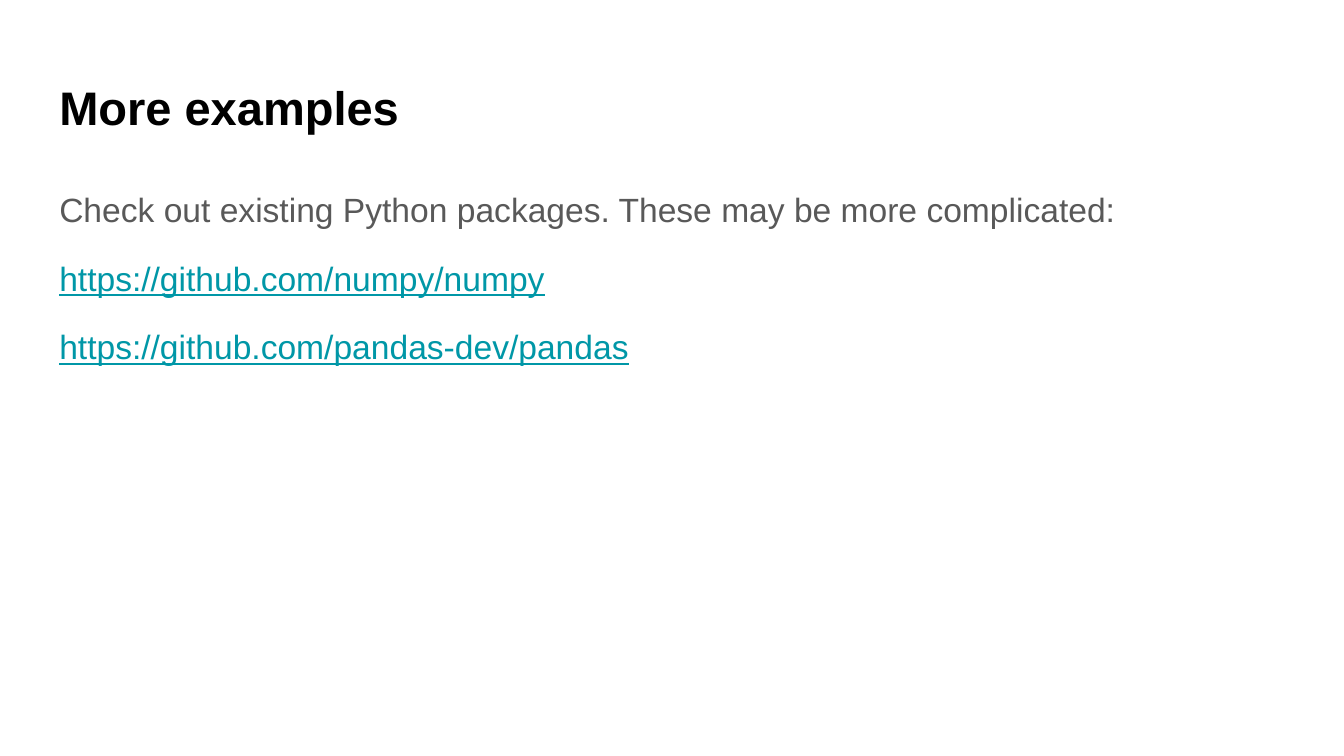
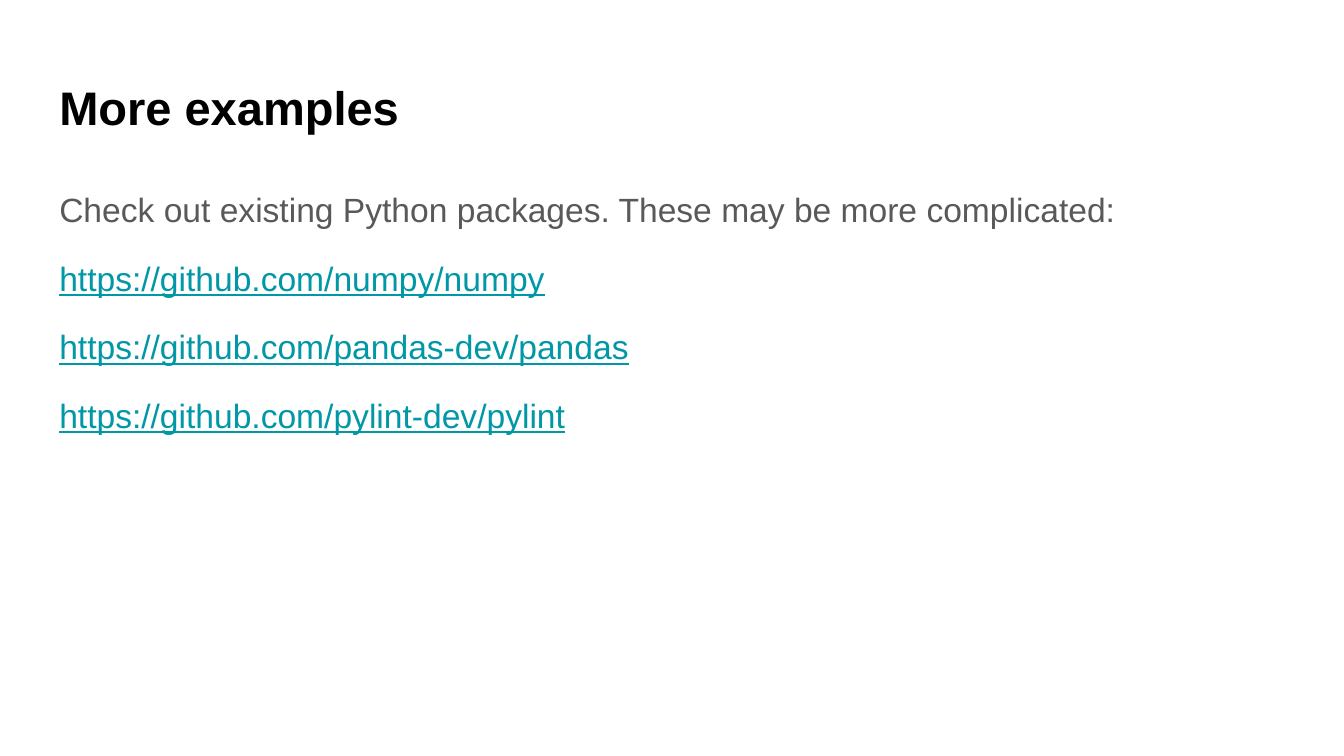
Before and after one commit to UWDATA515/lecture-materials, a slide deck: slide 11 of 09/00__DATA515_09_Packages.pptx. Drawn at 1344x756 pixels with LibreOffice and Linux fonts; fonts in the diff are those of the drawing; background and template pictures are left out. Boxes give left, top, right and bottom in pixels: in the first picture for what was removed or moved away, otherwise in the second. Text is boxed around its words. In the diff, an @@ line names an element or a change of style, - is before the commit and + after.

```diff
--- a/09/00__DATA515_09_Packages.pptx
+++ b/09/00__DATA515_09_Packages.pptx
@@ text at (59,403,565,434): paragraph added @@
+https://github.com/pylint-dev/pylint
```
Also in this commit, not shown: 5 other slides changed, 4 other files.
